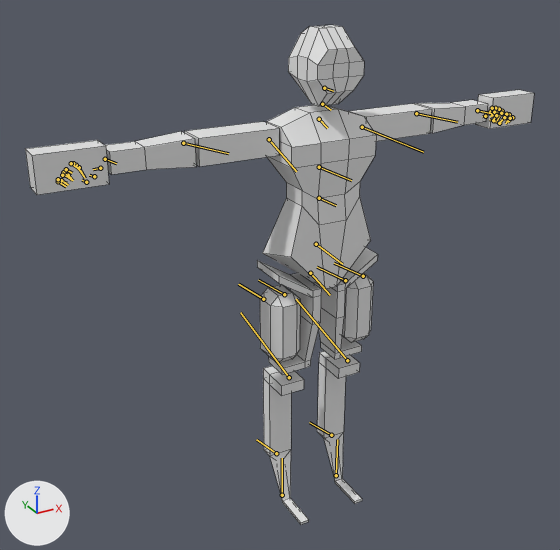
One commit to the FBX model Assets/Models/Player.fbx: the scene before it, then after it.
Before and after are seen from a 50 mm lens placed at (-1.59, -2.56, 2.45), pointed at (-0.17, 0.02, 1.16). The lights are fixed; the arrows at lower left show +X, +Y and +Z. The bones that bend it are drawn over the model as lines. Mesh edges are drawn as thin lines.
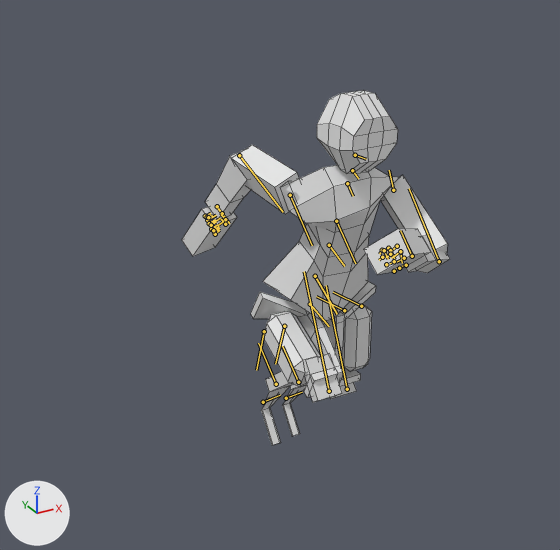
The newer file adds an action. The first version stands in its rest pose; the second is drawn at frame 16 of the action 'metarig|run'.

What differs and where, as boxes (x1, y1, x2, y2) in the pictures (560 x 550 px):
'Cube.001', posed (21% wider, 15% shorter): before (263, 105, 376, 289); after (263, 165, 400, 321)
'Cube', posed (6% wider): before (288, 25, 364, 106); after (317, 90, 398, 174)
'Cube.005', posed: before (184, 104, 432, 167); after (232, 145, 447, 253)
'Cube.007', posed: before (25, 90, 534, 195); after (182, 207, 431, 275)
'Cube.004', posed (47% shorter): before (263, 351, 362, 525); after (261, 353, 356, 445)
'Cube.002', posed (8% shorter): before (257, 247, 378, 374); after (251, 281, 376, 398)
'Cube.006', posed (36% narrower, 64% taller): before (105, 100, 488, 174); after (205, 151, 450, 273)
'Cube.003', posed (41% wider): before (260, 284, 300, 363); after (263, 311, 320, 386)
'Cube.009', posed: before (342, 273, 373, 343); after (341, 304, 372, 372)
bone 'spine', root to tip: before (310, 273) to (330, 295); after (310, 304) to (329, 326)
bone 'spine.001', root to tip: before (316, 244) to (342, 264); after (315, 276) to (337, 314)
bone 'spine.003', root to tip: before (319, 167) to (351, 180); after (336, 221) to (355, 263)
bone 'spine.004', root to tip: before (319, 119) to (327, 128); after (347, 183) to (353, 196)
bone 'spine.005', root to tip: before (322, 104) to (331, 110); after (352, 170) to (358, 178)
bone 'spine.006', root to tip: before (324, 88) to (333, 91); after (355, 155) to (366, 159)
bone 'upper_arm.L', root to tip: before (362, 127) to (423, 152); after (393, 190) to (389, 170)
bone 'forearm.L', root to tip: before (416, 113) to (457, 122); after (439, 261) to (409, 188)
bone 'upper_arm.R', root to tip: before (269, 139) to (296, 171); after (290, 195) to (312, 245)
bone 'forearm.R', root to tip: before (183, 143) to (228, 153); after (239, 155) to (283, 212)
bone 'shin.L', root to tip: before (347, 360) to (296, 299); after (347, 389) to (326, 285)
bone 'thigh.R', root to tip: before (284, 294) to (258, 280); after (284, 326) to (275, 364)
bone 'shin.R', root to tip: before (289, 377) to (240, 312); after (329, 391) to (304, 271)

The change, as a diff of the scene's bpy script:
```diff
--- a/Assets/Models/Player.fbx.py
+++ b/Assets/Models/Player.fbx.py
@@ bone_spine @@
 bone_spine = bpy.data.objects['metarig'].pose.bones['spine']
-bone_spine.location = (0.0, 0.0, 0.0)
+bone_spine.location = (0.0, 0.037, -0.142)
@@ bone_spine_001 @@
 bone_spine_001 = bpy.data.objects['metarig'].pose.bones['spine.001']  # child of 'spine'
-bone_spine_001.rotation_quaternion = (1.0, 0.0, 0.0, 0.0)  # degrees (0, 0, 0)
+bone_spine_001.rotation_quaternion = (0.976, -0.219, 0.0, 0.0)  # degrees (-25, 0, 0)
@@ bone_spine_003 @@
 bone_spine_003 = bpy.data.objects['metarig'].pose.bones['spine.003']  # child of 'spine.002'
-bone_spine_003.rotation_quaternion = (1.0, 0.0, 0.0, 0.0)  # degrees (0, 0, 0)
+bone_spine_003.rotation_quaternion = (0.995, -0.006, 0.016, -0.099)  # degrees (-1, 2, -11)
@@ bone_spine_004 @@
 bone_spine_004 = bpy.data.objects['metarig'].pose.bones['spine.004']  # child of 'spine.003'
-bone_spine_004.rotation_quaternion = (1.0, 0.0, 0.0, 0.0)  # degrees (0, 0, 0)
+bone_spine_004.rotation_quaternion = (0.987, 0.161, 0.0, 0.0)  # degrees (19, 0, 0)
@@ bone_spine_005 @@
 bone_spine_005 = bpy.data.objects['metarig'].pose.bones['spine.005']  # child of 'spine.004'
-bone_spine_005.rotation_quaternion = (1.0, 0.0, 0.0, 0.0)  # degrees (0, 0, 0)
+bone_spine_005.rotation_quaternion = (0.998, 0.056, 0.0, 0.0)  # degrees (6, 0, 0)
@@ bone_spine_006 @@
 bone_spine_006 = bpy.data.objects['metarig'].pose.bones['spine.006']  # child of 'spine.005'
-bone_spine_006.rotation_quaternion = (1.0, 0.0, 0.0, 0.0)  # degrees (0, 0, 0)
+bone_spine_006.rotation_quaternion = (0.989, 0.006, 0.02, 0.144)  # degrees (1, 2, 17)
@@ bone_upper_arm_l @@
 bone_upper_arm_l = bpy.data.objects['metarig'].pose.bones['upper_arm.L']  # child of 'spine.003'
-bone_upper_arm_l.rotation_quaternion = (1.0, 0.0, 0.0, 0.0)  # degrees (0, 0, 0)
+bone_upper_arm_l.rotation_quaternion = (0.711, -0.519, -0.378, -0.286)  # degrees (-72, -57, -1)
@@ bone_forearm_l @@
 bone_forearm_l = bpy.data.objects['metarig'].pose.bones['forearm.L']  # child of 'upper_arm.L'
-bone_forearm_l.rotation_quaternion = (1.0, 0.0, 0.0, 0.0)  # degrees (0, 0, 0)
+bone_forearm_l.rotation_quaternion = (0.767, -0.593, -0.218, 0.11)  # degrees (-78, -12, 26)
@@ bone_upper_arm_r @@
 bone_upper_arm_r = bpy.data.objects['metarig'].pose.bones['upper_arm.R']  # child of 'spine.003'
-bone_upper_arm_r.rotation_quaternion = (1.0, 0.0, 0.0, 0.0)  # degrees (0, 0, 0)
+bone_upper_arm_r.rotation_quaternion = (0.529, 0.153, 0.468, -0.691)  # degrees (-43, 45, -124)
@@ bone_forearm_r @@
 bone_forearm_r = bpy.data.objects['metarig'].pose.bones['forearm.R']  # child of 'upper_arm.R'
-bone_forearm_r.rotation_quaternion = (1.0, 0.0, 0.0, 0.0)  # degrees (0, 0, 0)
+bone_forearm_r.rotation_quaternion = (0.873, -0.447, -0.177, 0.084)  # degrees (-56, -13, 18)
@@ bone_shin_l @@
 bone_shin_l = bpy.data.objects['metarig'].pose.bones['shin.L']  # child of 'thigh.L'
-bone_shin_l.rotation_quaternion = (1.0, 0.0, 0.0, 0.0)  # degrees (0, 0, 0)
+bone_shin_l.rotation_quaternion = (0.896, -0.444, 0.0, 0.0)  # degrees (-53, 0, 0)
@@ bone_thigh_r @@
 bone_thigh_r = bpy.data.objects['metarig'].pose.bones['thigh.R']  # child of 'spine'
-bone_thigh_r.rotation_quaternion = (1.0, 0.0, 0.0, 0.0)  # degrees (0, 0, 0)
+bone_thigh_r.rotation_quaternion = (0.844, 0.536, 0.0, 0.0)  # degrees (65, 0, 0)
@@ bone_shin_r @@
 bone_shin_r = bpy.data.objects['metarig'].pose.bones['shin.R']  # child of 'thigh.R'
-bone_shin_r.rotation_quaternion = (1.0, 0.0, 0.0, 0.0)  # degrees (0, 0, 0)
+bone_shin_r.rotation_quaternion = (0.526, -0.85, 0.0, 0.0)  # degrees (-116, 0, 0)
```
